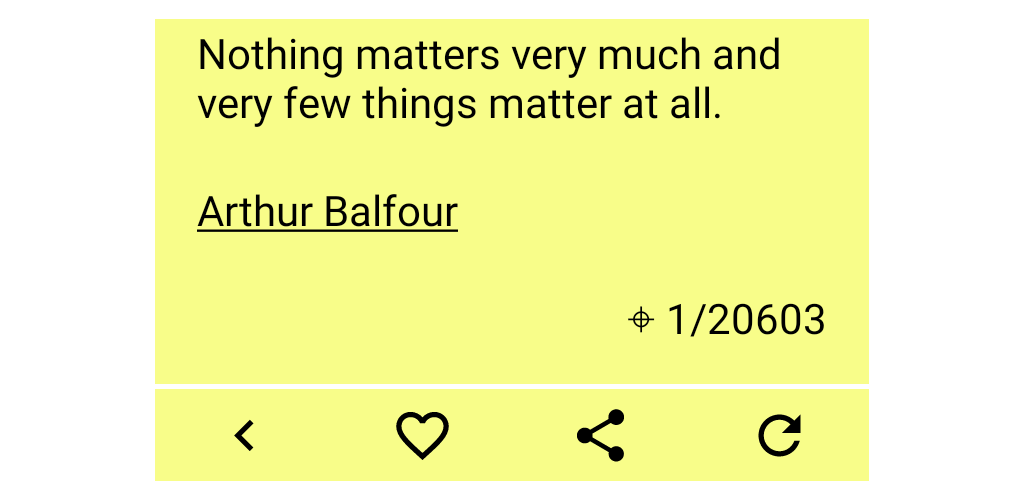
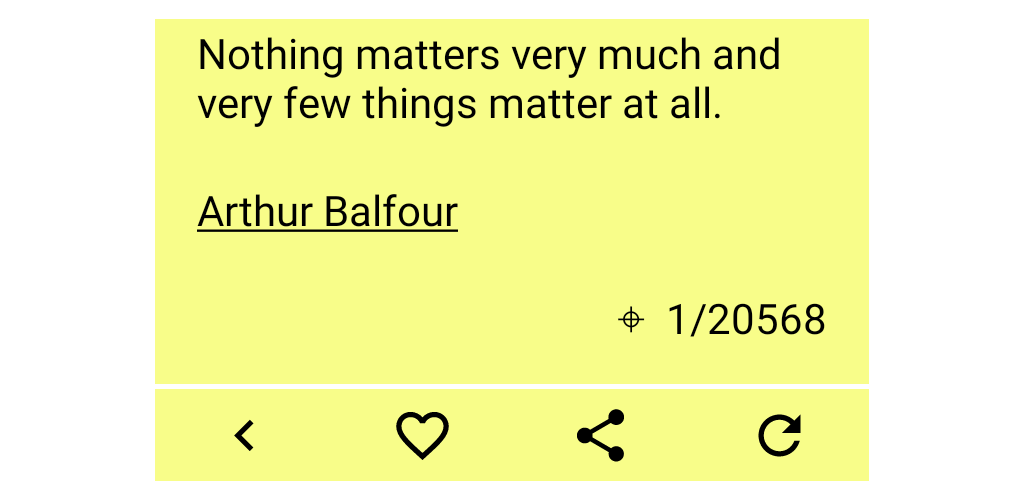
The second 1024px x 500px image is a revision of the first. Changes to its layers:
renamed "Quote_Unquote_ori_portrait.png #1" to "Quote_Unquote_ori_portrait.png", painted on it over [618, 303, 825, 335]
